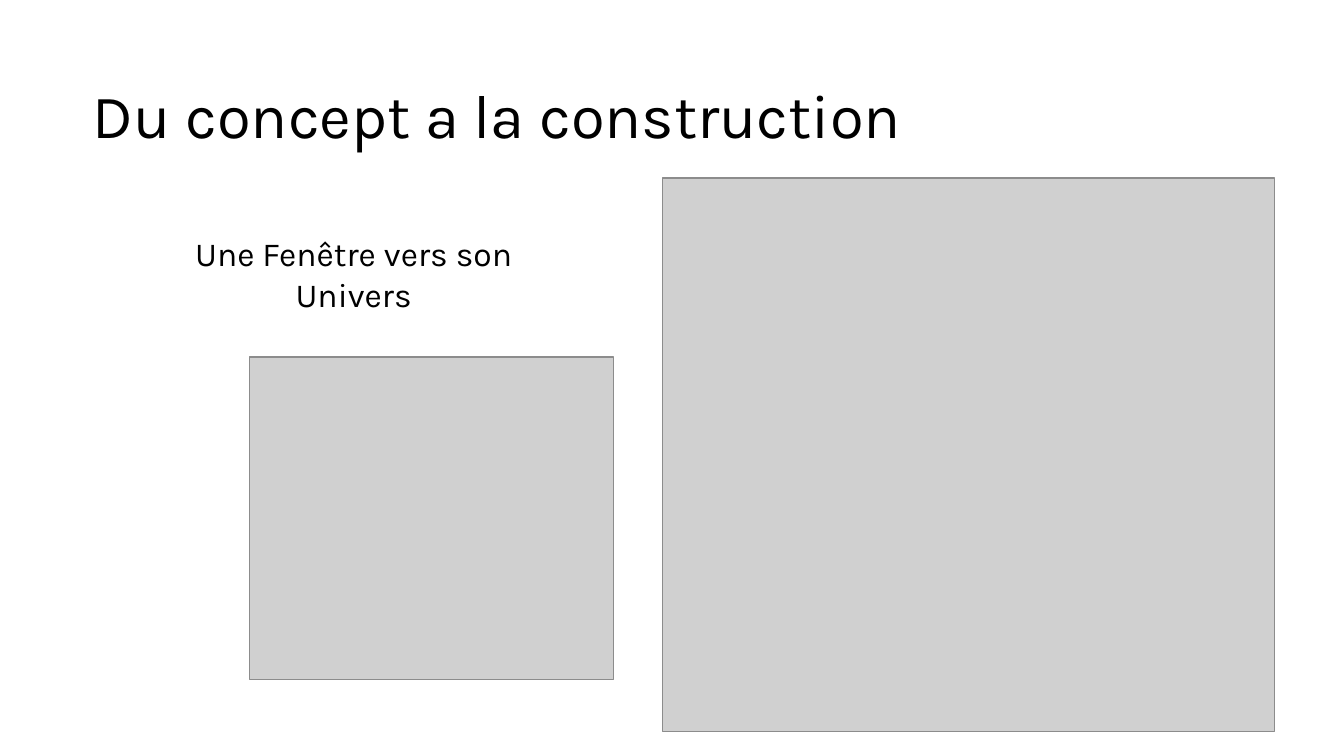
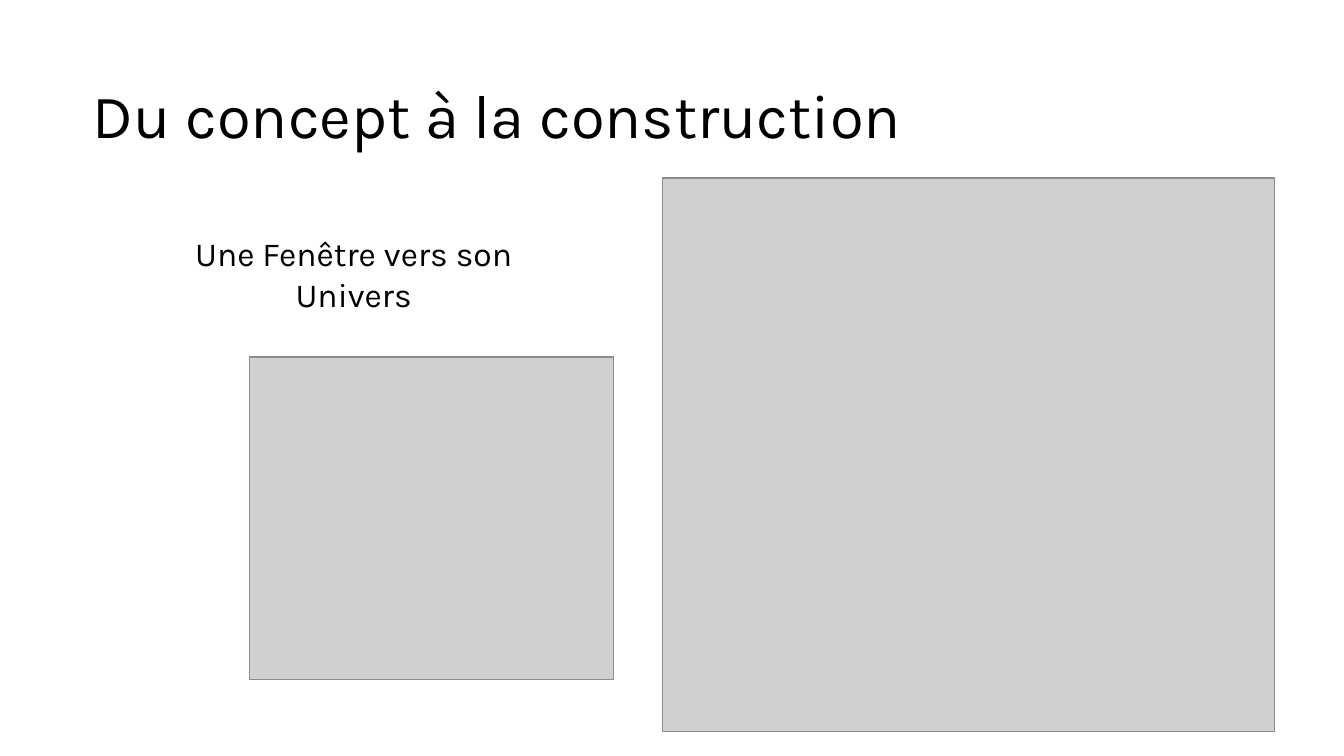
Before and after one commit to QuentinMich/Tales_Omnibus, a slide deck: slide 4 of rapport/slides/Slides Tales Omnibus.pptx. Drawn at 1344x756 pixels with LibreOffice and Linux fonts; fonts in the diff are those of the drawing; grey boxes stand for pictures. Boxes give left, top, right and bottom in pixels: in the first picture for what was removed or moved away, otherwise in the second. Text is boxed around its words. In the diff, an @@ line names an element or a change of style, - is before the commit and + after.

```diff
--- a/rapport/slides/Slides Tales Omnibus.pptx
+++ b/rapport/slides/Slides Tales Omnibus.pptx
@@ title at (x1=93, y1=90, x2=901, y2=153): text changed @@
-Du concept a la construction
+Du concept à la construction
```
Also in this commit, not shown: 9 other slides changed.
